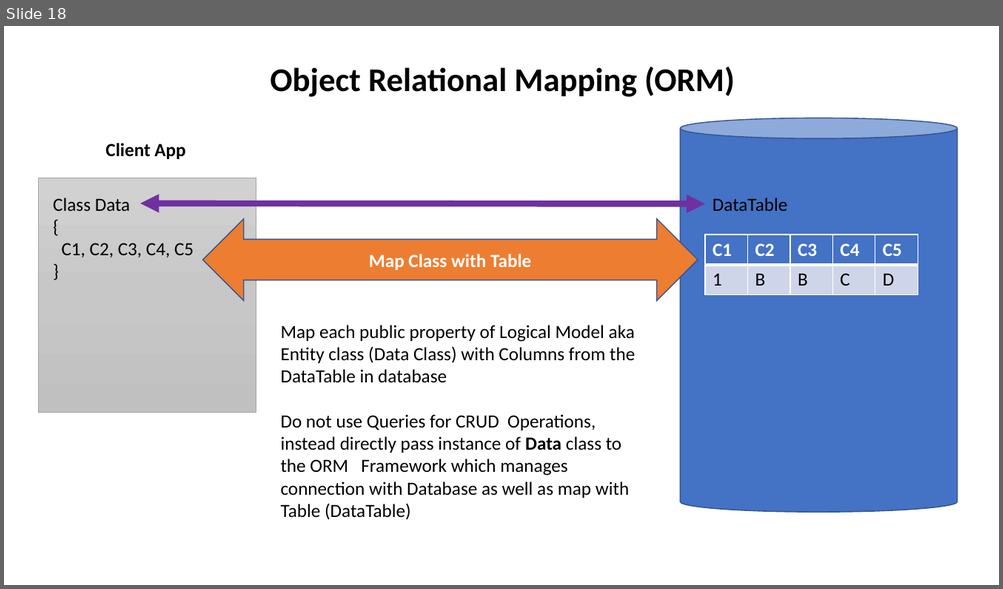
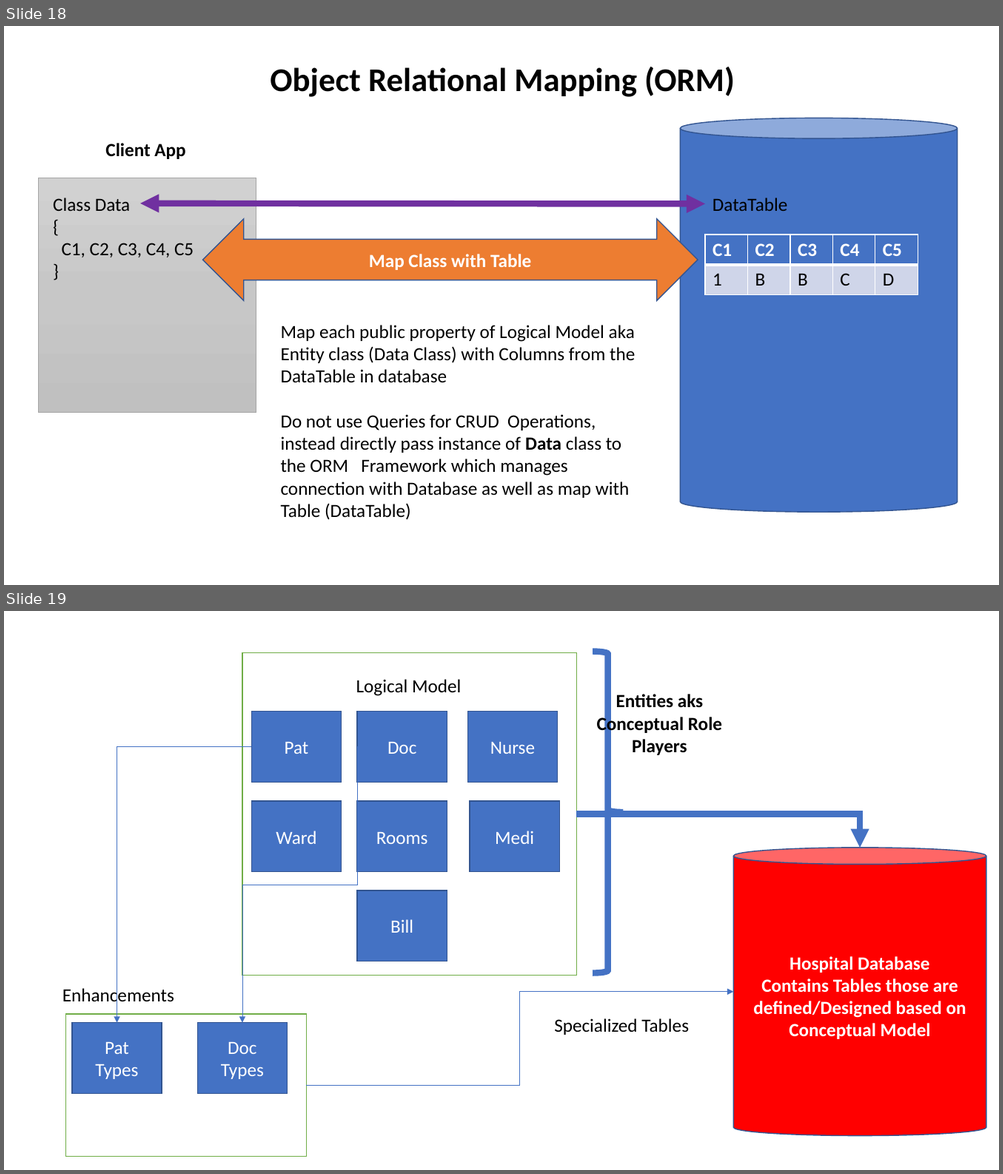
Before and after one commit to maheshsabnis/SimSept2002, a slide deck: Training_Images.pptx. Shown one above the other, each under a label of ours: slide 18 before the commit, slides 18 and 19 after it. The pictures are 1003x589 and 1003x1174 pixels, drawn with LibreOffice and Linux fonts; fonts in the diff are those of the drawing. Boxes give left, top, right and bottom in pixels: in the first picture for what was removed or moved away, otherwise in the second. Text is boxed around its words. In the diff, an @@ line names an element or a change of style, - is before the commit and + after.

```diff
--- a/Training_Images.pptx
+++ b/Training_Images.pptx
@@ slide 19 added at (4,611,999,1170), background #FFFFFF @@
@@ rectangle added at (242,652,576,976), fill #FFFFFF, outline #70AD47 1 pt @@
@@ right brace added at (593,651,623,974), outline #4472C4 6 pt @@
@@ text added at (356,679,461,696), 18 pt, text #000000 @@
+Logical Model
@@ text added at (597,694,722,755), 18 pt, text #000000, bold @@
+Entities aks Conceptual Role Players
@@ rectangle added at (252,712,341,783), fill #4472C4, outline #325491 1 pt, 18 pt, text #FFFFFF @@
+Pat
@@ rectangle added at (357,712,447,783), fill #4472C4, outline #325491 1 pt, 18 pt, text #FFFFFF @@
+Doc
@@ rectangle added at (467,712,557,783), fill #4472C4, outline #325491 1 pt, 18 pt, text #FFFFFF @@
+Nurse
@@ elbow arrow added from (252, 747) to (116, 1023), #4472C4 0.5 pt @@
@@ elbow arrow added from (357, 747) to (242, 1023), #4472C4 0.5 pt @@
@@ rectangle added at (252,801,341,872), fill #4472C4, outline #325491 1 pt, 18 pt, text #FFFFFF @@
+Ward
@@ rectangle added at (357,801,447,872), fill #4472C4, outline #325491 1 pt, 18 pt, text #FFFFFF @@
+Rooms
@@ rectangle added at (469,801,559,872), fill #4472C4, outline #325491 1 pt, 18 pt, text #FFFFFF @@
+Medi
@@ elbow arrow added from (576, 814) to (859, 848), #4472C4 6 pt @@
@@ cylinder added at (734,848,987,1136), fill #FF0000, outline #325491 1 pt, 18 pt, text #FFFFFF, bold @@
+Hospital Database
+Contains Tables those are defined/Designed based on Conceptual Model
@@ rectangle added at (357,891,447,962), fill #4472C4, outline #325491 1 pt, 18 pt, text #FFFFFF @@
+Bill
@@ text added at (62,987,174,1007), 18 pt, text #000000 @@
+Enhancements
@@ elbow arrow added from (306, 1085) to (734, 992), #4472C4 0.5 pt @@
@@ rectangle added at (66,1014,306,1157), fill #FFFFFF, outline #70AD47 1 pt @@
@@ rectangle added at (72,1023,162,1093), fill #4472C4, outline #325491 1 pt, 18 pt, text #FFFFFF @@
+Pat
+Types
@@ rectangle added at (197,1023,287,1093), fill #4472C4, outline #325491 1 pt, 18 pt, text #FFFFFF @@
+Doc
+Types
@@ text added at (554,1019,688,1035), 18 pt, text #000000 @@
+Specialized Tables
```
Also in this commit, not shown: 1 other slide added, 19 other files.
